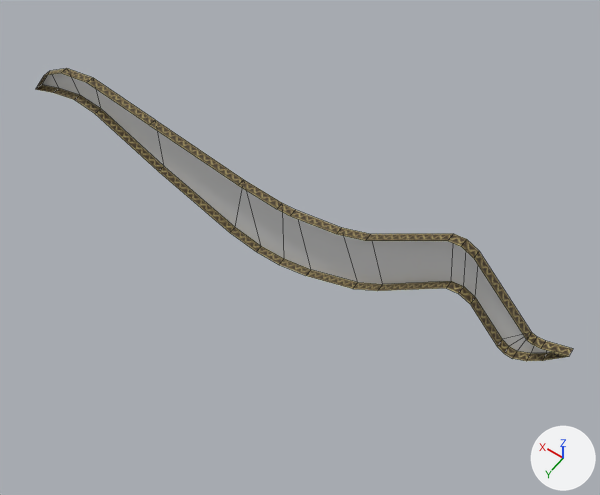
The FBX model SparkleLeaf/Assets/Art/Models/fog.fbx: old version first, new version second.
Rendered twice from a 50 mm camera at (-0.0272, 0.0343, 0.0526) aimed at (-0.0036, 0.0012, 0.0005). Every picture has the same lights, and +X, +Y and +Z are marked at lower right. Both versions are drawn at frame 2 of the action 'Default Take'; the numbers are the values there. Mesh edges are drawn as thin lines.

In view in the first picture: 'fog'.
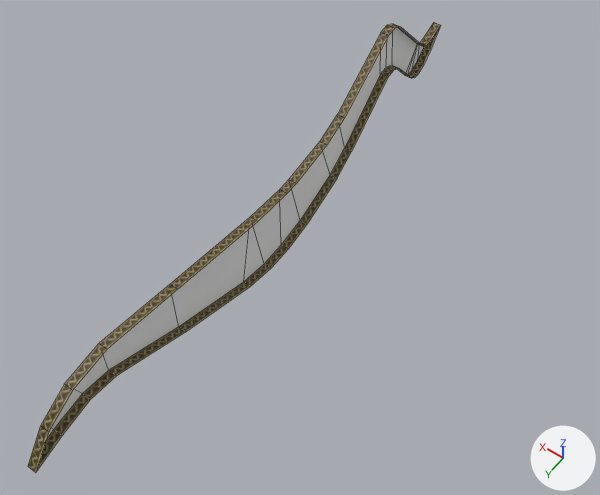
The change, as JSON lines over the scene's bpy script:
```json
{"op": "set", "path": "ob_fog.rotation_euler", "old": "(0.0, 0.0, 0.0)", "new": "(0.0, 0.0, 1.571)", "note": "degrees (0, 0, 0) -> degrees (0, 0, 90)"}
```

Boxes (x1, y1, x2, y2) around the edits, measured in the pictures (600 x 495 px):
```json
{"object": "fog", "change": "turned", "before": [36, 68, 573, 361], "after": [28, 23, 441, 473]}
```
